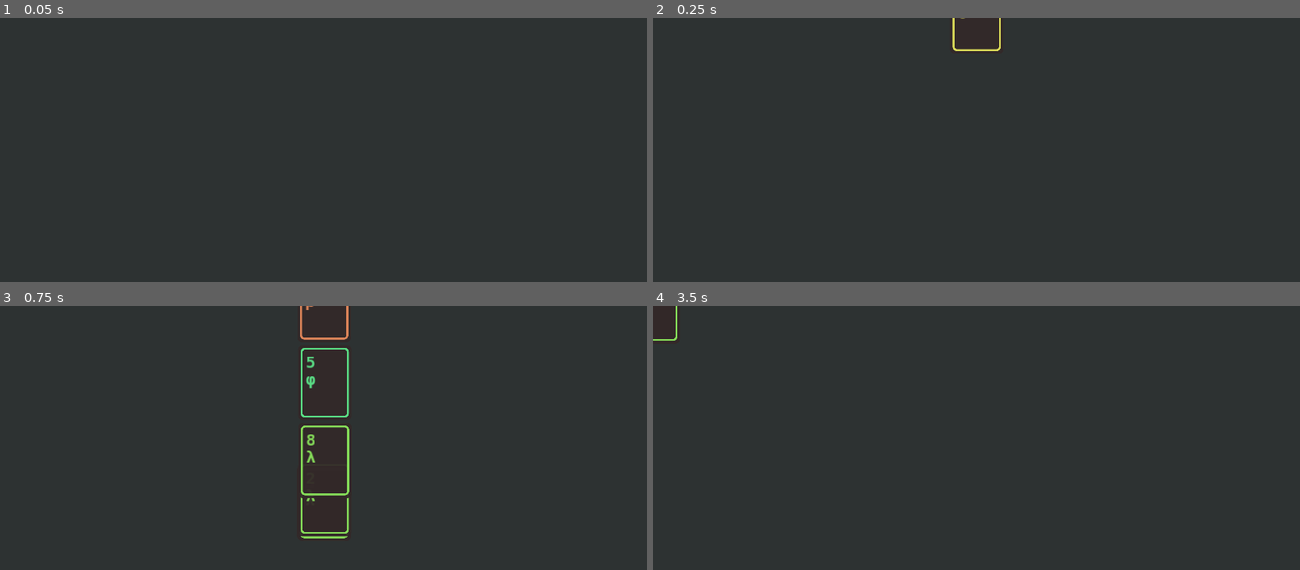
Above: before the commit, frames 1-4 (two rows, left to right).
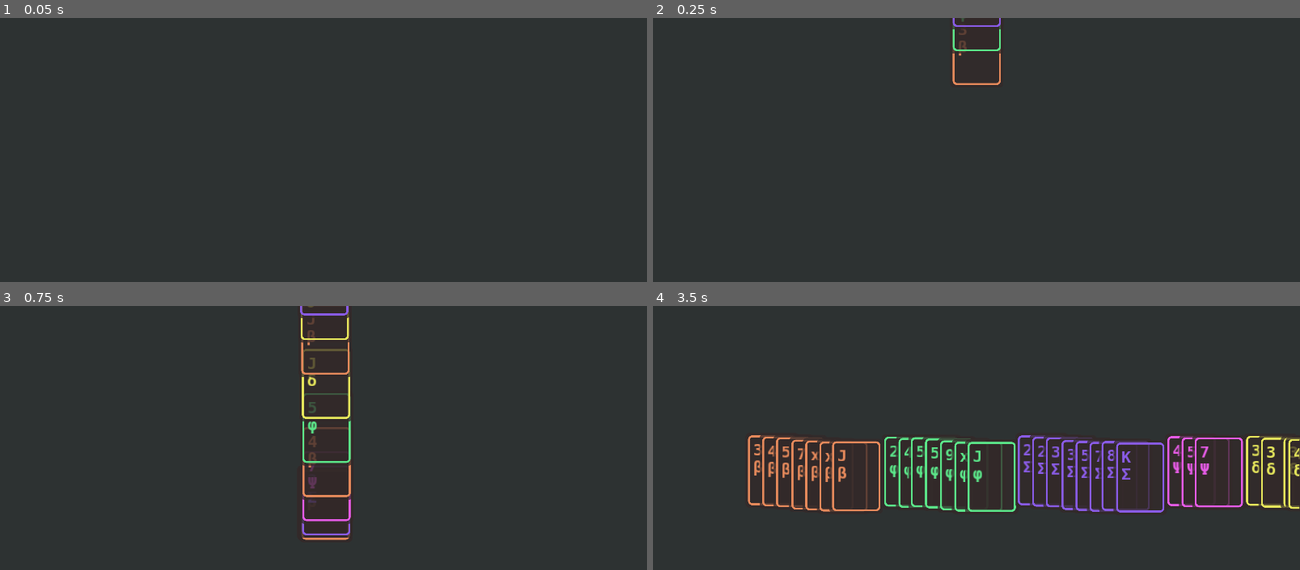
Above: after the commit, the same moments.

Repository: irisxerno/godot-cardinality-9
Game: Godot game, scene res://scene/Main.tscn
Same seed, same stepped clock (60 frames per second), same inputs: the game is played once before the commit and once after it.
Inputs (mouse positions are in pixels of both pictures, inside the frame that each line leads up to):
- Up to frame 1 (0.05 s): no input
- Up to frame 2 (0.25 s): no input
- Up to frame 3 (0.75 s): move the mouse to (465, 469) at 0.52 s; click (465, 469) at 0.67 s
- Up to frame 4 (3.5 s): move the mouse to (847, 506) at 1.27 s; click (847, 506) at 1.42 s; move the mouse to (1041, 408) at 2.02 s; click (1041, 408) at 2.17 s; move the mouse to (944, 559) at 2.77 s; click (944, 559) at 2.92 s

Frame 1 is identical in both runs. In frame 2, 0.4% of the frame differs, in the area x 46-54%, y 0-26%; in frame 3, 2.2%; in frame 4, 6.9%, in the area x 0-100%, y 0-79%.

Commit message:
2022-07-261658841736

Diff:
--- /dev/null
+++ b/CardSort.gd
@@ -0,0 +1,6 @@
+extends Node
+
+static func sort_by_value(a, b):
+	if a.value < b.value:
+		return true
+	return false
--- a/project.godot
+++ b/project.godot
@@ -17,6 +17,7 @@
 [autoload]
 
 Window="*res://Window.gd"
+CardSort="*res://CardSort.gd"
 
 [display]
 
--- a/scene/Card.tscn
+++ b/scene/Card.tscn
@@ -3,8 +3,11 @@
 [ext_resource path="res://res/Hack-Bold.ttf" type="DynamicFontData" id=1]
 [ext_resource path="res://script/Card.gd" type="Script" id=2]
 
+[sub_resource type="RectangleShape2D" id=7]
+extents = Vector2( 52, 74 )
+
 [sub_resource type="StyleBoxFlat" id=6]
-bg_color = Color( 0.2, 0.160784, 0.160784, 1 )
+bg_color = Color( 0.2, 0.160784, 0.160784, 0.752941 )
 border_color = Color( 1, 1, 1, 1 )
 corner_radius_top_left = 8
 corner_radius_top_right = 8
@@ -41,7 +44,7 @@
 border_width_top = 4
 border_width_right = 4
 border_width_bottom = 4
-border_color = Color( 1, 1, 1, 1 )
+border_color = Color( 0, 0, 0, 1 )
 corner_radius_top_left = 8
 corner_radius_top_right = 8
 corner_radius_bottom_right = 8
@@ -52,13 +55,13 @@
 expand_margin_top = 1.0
 expand_margin_bottom = 1.0
 
-[sub_resource type="RectangleShape2D" id=7]
-extents = Vector2( 52, 74 )
-
 [node name="Card" type="Area2D"]
-modulate = Color( 1, 1, 1, 0.941176 )
 position = Vector2( 1, 0 )
 script = ExtResource( 2 )
+
+[node name="CollisionShape2D" type="CollisionShape2D" parent="."]
+visible = false
+shape = SubResource( 7 )
 
 [node name="Display" type="PanelContainer" parent="."]
 anchor_left = 0.5
@@ -76,6 +79,7 @@
 }
 
 [node name="Face" type="Panel" parent="."]
+visible = false
 modulate = Color( 0, 0, 0, 1 )
 margin_left = -46.0
 margin_top = -68.0
@@ -101,8 +105,6 @@
 text = "Ν"
 
 [node name="Back" type="Panel" parent="."]
-visible = false
-modulate = Color( 0, 0, 0, 1 )
 margin_left = -52.0
 margin_top = -74.0
 margin_right = 53.0
@@ -110,8 +112,4 @@
 mouse_filter = 2
 custom_styles/panel = SubResource( 8 )
 
-[node name="CollisionShape2D" type="CollisionShape2D" parent="."]
-visible = false
-shape = SubResource( 7 )
-
 [node name="Tween" type="Tween" parent="."]
--- /dev/null
+++ b/scene/ColumnController.tscn
@@ -0,0 +1,20 @@
+[gd_scene load_steps=3 format=2]
+
+[ext_resource path="res://script/ColumnController.gd" type="Script" id=1]
+
+[sub_resource type="RectangleShape2D" id=1]
+extents = Vector2( 52, 74 )
+
+[node name="ColumnController" type="Area2D"]
+script = ExtResource( 1 )
+
+[node name="CollisionShape2D" type="CollisionShape2D" parent="."]
+shape = SubResource( 1 )
+
+[node name="Touch" type="Timer" parent="."]
+wait_time = 0.5
+one_shot = true
+
+[connection signal="input_event" from="." to="." method="_on_input_event"]
+[connection signal="mouse_entered" from="." to="." method="_on_mouse_entered"]
+[connection signal="mouse_exited" from="." to="." method="_on_mouse_exited"]
--- a/scene/Main.tscn
+++ b/scene/Main.tscn
@@ -1,22 +1,9 @@
-[gd_scene load_steps=4 format=2]
+[gd_scene load_steps=5 format=2]
 
-[ext_resource path="res://script/StartGameController.gd" type="Script" id=1]
+[ext_resource path="res://scene/RowController.tscn" type="PackedScene" id=1]
 [ext_resource path="res://script/Table.gd" type="Script" id=2]
-
-[sub_resource type="Animation" id=2]
-resource_name = "fade_out"
-tracks/0/type = "value"
-tracks/0/path = NodePath(".:modulate")
-tracks/0/interp = 1
-tracks/0/loop_wrap = true
-tracks/0/imported = false
-tracks/0/enabled = true
-tracks/0/keys = {
-"times": PoolRealArray( 0, 1 ),
-"transitions": PoolRealArray( 1, 1 ),
-"update": 0,
-"values": [ Color( 1, 1, 1, 1 ), Color( 1, 1, 1, 0 ) ]
-}
+[ext_resource path="res://scene/StartGameController.tscn" type="PackedScene" id=3]
+[ext_resource path="res://script/ThrowawayController.gd" type="Script" id=4]
 
 [node name="Main" type="Node"]
 
@@ -32,31 +19,24 @@
 "_edit_lock_": true
 }
 
-[node name="StartGameController" type="Position2D" parent="Table"]
-position = Vector2( 640, -90 )
-script = ExtResource( 1 )
+[node name="StartGameController" parent="Table" instance=ExtResource( 3 )]
+deal_count = 52
+quick = true
 
-[node name="MoveTo" type="Position2D" parent="Table/StartGameController"]
-position = Vector2( 0, 480 )
+[node name="OffhandDeckController" parent="Table" instance=ExtResource( 1 )]
+position = Vector2( 200, 140 )
 
-[node name="DealAnimTimer" type="Timer" parent="Table/StartGameController"]
-wait_time = 0.1
+[node name="DealController" parent="Table" instance=ExtResource( 1 )]
+position = Vector2( 200, 320 )
 
-[node name="DispAnimTimer" type="Timer" parent="Table/StartGameController"]
-one_shot = true
+[node name="MainDeckController" parent="Table" instance=ExtResource( 1 )]
+position = Vector2( 200, 500 )
 
-[node name="Blackout" type="ColorRect" parent="."]
-visible = false
-anchor_right = 1.0
-anchor_bottom = 1.0
-mouse_filter = 2
-color = Color( 0, 0, 0, 1 )
+[node name="ThrowawayController" type="Node2D" parent="Table"]
+script = ExtResource( 4 )
 
-[node name="AnimationPlayer" type="AnimationPlayer" parent="Blackout"]
-autoplay = "fade_out"
-anims/fade_out = SubResource( 2 )
-
-[connection signal="add_child" from="Table/StartGameController" to="Table" method="_on_add_child"]
-[connection signal="return_cards" from="Table/StartGameController" to="Table" method="_on_return_cards"]
-[connection signal="timeout" from="Table/StartGameController/DealAnimTimer" to="Table/StartGameController" method="_on_DealAnimTimer_timeout"]
-[connection signal="timeout" from="Table/StartGameController/DispAnimTimer" to="Table/StartGameController" method="_on_DispAnimTimer_timeout"]
+[connection signal="add_card" from="Table/StartGameController" to="Table" method="add_card"]
+[connection signal="return_cards" from="Table/StartGameController" to="Table/DealController" method="add_cards"]
+[connection signal="return_cards" from="Table/OffhandDeckController" to="Table/DealController" method="add_cards"]
+[connection signal="return_cards" from="Table/DealController" to="Table/MainDeckController" method="add_cards"]
+[connection signal="return_cards" from="Table/MainDeckController" to="Table/OffhandDeckController" method="add_cards"]
--- /dev/null
+++ b/scene/RowController.tscn
@@ -0,0 +1,12 @@
+[gd_scene load_steps=2 format=2]
+
+[ext_resource path="res://script/RowController.gd" type="Script" id=1]
+
+[node name="RowController" type="Node2D"]
+position = Vector2( 100, 390 )
+script = ExtResource( 1 )
+__meta__ = {
+"_edit_group_": true
+}
+
+[node name="Cols" type="Node2D" parent="."]
--- /dev/null
+++ b/scene/StartGameController.tscn
@@ -0,0 +1,27 @@
+[gd_scene load_steps=2 format=2]
+
+[ext_resource path="res://script/StartGameController.gd" type="Script" id=1]
+
+[node name="StartGameController" type="Node2D"]
+visible = false
+position = Vector2( 640, -90 )
+script = ExtResource( 1 )
+__meta__ = {
+"_edit_group_": true,
+"_edit_lock_": true
+}
+deal_count = 20
+deal_suits = 9
+
+[node name="MoveTo" type="Position2D" parent="."]
+visible = false
+position = Vector2( 0, 480 )
+
+[node name="DealAnimTimer" type="Timer" parent="."]
+wait_time = 0.1
+
+[node name="DispAnimTimer" type="Timer" parent="."]
+one_shot = true
+
+[connection signal="timeout" from="DealAnimTimer" to="." method="_on_DealAnimTimer_timeout"]
+[connection signal="timeout" from="DispAnimTimer" to="." method="_on_DispAnimTimer_timeout"]
--- a/script/Card.gd
+++ b/script/Card.gd
@@ -1,4 +1,6 @@
 extends Area2D
+
+signal to_front
 
 export var value = 0
 export var suit = 0
@@ -6,6 +8,8 @@
 
 const value_visual_10 = ["x","J","Q","K"]
 const suit_visual = ["Ν","β","δ","λ","φ","Ξ","Γ","Σ","Ψ","Ω","Μ"]
+
+var dest_position = position
 
 func _ready():
 	update_face()
@@ -28,11 +32,12 @@
 		$Face.visible = false
 
 func move_to(position):
-	if self.position == position:
+	emit_signal("to_front", self)
+	if self.position == position or dest_position == position:
 		return
-	var tween = get_node("Tween")
-	tween.interpolate_property(self, "position", self.position, position, 0.5, Tween.TRANS_QUAD, Tween.EASE_IN_OUT)
-	tween.start()
+	dest_position = position
+	$Tween.interpolate_property(self, "position", self.position, dest_position, 0.5, Tween.TRANS_QUAD, Tween.EASE_IN_OUT)
+	$Tween.start()
 
 func flip():
 	face_up = !face_up
--- /dev/null
+++ b/script/ColumnController.gd
@@ -0,0 +1,37 @@
+extends Area2D
+
+signal return_cards
+
+var cards
+var movex = 30
+var movey = 2
+
+func add_cards(cs):
+	cards = cs
+	cards.sort_custom(CardSort, "sort_by_value")
+
+	var cursor = Vector2(0,0)
+	for c in cards:
+		c.move_to(to_global(cursor))
+		cursor += Vector2(movex,movey)
+	$CollisionShape2D.shape = $CollisionShape2D.shape.duplicate()
+	$CollisionShape2D.shape.extents += Vector2(movex,movey)*(len(cards)-1)*0.5
+	$CollisionShape2D.position += Vector2(movex,movey)*(len(cards)-1)*0.5
+
+func _on_mouse_entered():
+	pass
+
+func _on_mouse_exited():
+	pass
+
+func _on_input_event(viewport, event, shape_idx):
+	if event is InputEventMouseButton and event.button_index == BUTTON_LEFT and event.pressed:
+		if $Touch.time_left > 0:
+			return_cards()
+			$Touch.stop()
+		else:
+			$Touch.start()
+
+func return_cards():
+	emit_signal("return_cards", cards)
+	queue_free()
--- /dev/null
+++ b/script/RowController.gd
@@ -0,0 +1,46 @@
+extends Node2D
+
+signal return_cards
+
+var cards = []
+var column_controller_scene = preload("res://scene/ColumnController.tscn")
+var movex = 110
+
+func _ready():
+	pass # Replace with function body.
+
+#func _process(delta):
+#	pass
+
+func add_cards(cds):
+	self.cards.append_array(cds)
+	update_cols()
+
+func update_cols():
+	for inst in get_children():
+		inst.queue_free()
+
+	var by_suits = {}
+	for c in cards:
+		if not c.suit in by_suits:
+			by_suits[c.suit] = []
+		by_suits[c.suit].append(c)
+
+	var cursor = Vector2(0,0)
+	for suit in by_suits.keys():
+		var cc = column_controller_scene.instance()
+		add_child(cc)
+		cc.connect("return_cards", self, "return_cards")
+		cc.position = cursor
+		cc.add_cards(by_suits[suit])
+		cursor += Vector2(movex, 0)
+		cursor += Vector2(cc.movex*(len(by_suits[suit])-1),0)
+
+func return_cards(cds):
+	emit_signal("return_cards", cds)
+	var new_cards = []
+	for c in cards:
+		if not c in cds:
+			new_cards.append(c)
+	cards = new_cards
+	update_cols()
--- a/script/StartGameController.gd
+++ b/script/StartGameController.gd
@@ -1,25 +1,31 @@
-extends Position2D
+extends Node2D
 
-signal add_child
+signal add_card
 signal return_cards
 
 var cards = []
 var anim_count = 0
 
 export var deal_count = 10
+export var deal_suits = 4
 export var step = Vector2(1,1)
+export var quick = false
 
 func _ready():
+	if quick:
+		$DealAnimTimer.wait_time /= 2
+		$DispAnimTimer.wait_time /= 2
+
 	var scene = load("res://scene/Card.tscn")
 	randomize()
 	for i in range(deal_count):
 		var inst = scene.instance()
 		inst.position = position
 		inst.value = randi() % 12 + 2
-		inst.suit = randi() % 4 + 1
+		inst.suit = randi() % deal_suits + 1
 		inst.face_up = true
 		cards.append(inst)
-		emit_signal("add_child", inst)
+		emit_signal("add_card", inst)
 	$DealAnimTimer.start()
 
 #func _process(delta):
@@ -33,5 +39,5 @@
 		$DispAnimTimer.start()
 
 func _on_DispAnimTimer_timeout():
-	emit_signal("return_cards", "DealController", cards)
+	emit_signal("return_cards", cards)
 	queue_free()
--- a/script/Table.gd
+++ b/script/Table.gd
@@ -6,14 +6,9 @@
 #func _process(delta):
 #	pass
 
-func _on_add_child(inst):
+func add_card(inst):
+	inst.connect("to_front", self, "to_front")
 	call_deferred("add_child", inst)
 
-func _on_return_cards(dest_str, cards):
-	var dest = get_node_or_null(dest_str)
-	if dest and dest.has_method("add_cards"):
-		dest.call_deferred("add_cards", cards)
-	else:
-		for inst in cards:
-			inst.move_to(Vector2(0,0))
-		print("Destination %s not found, leaving %d cards as orphans" % [dest_str, len(cards)])
+func to_front(inst):
+	move_child(inst, get_child_count())
--- /dev/null
+++ b/script/ThrowawayController.gd
@@ -0,0 +1,5 @@
+extends Node2D
+
+func return_cards(cds):
+	for c in cds:
+		c.move_to(Vector2(0,0))
